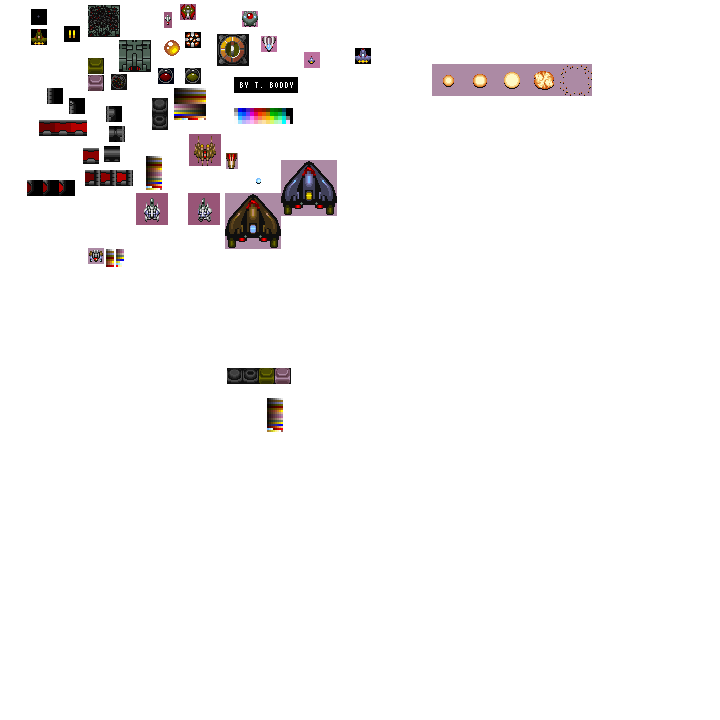
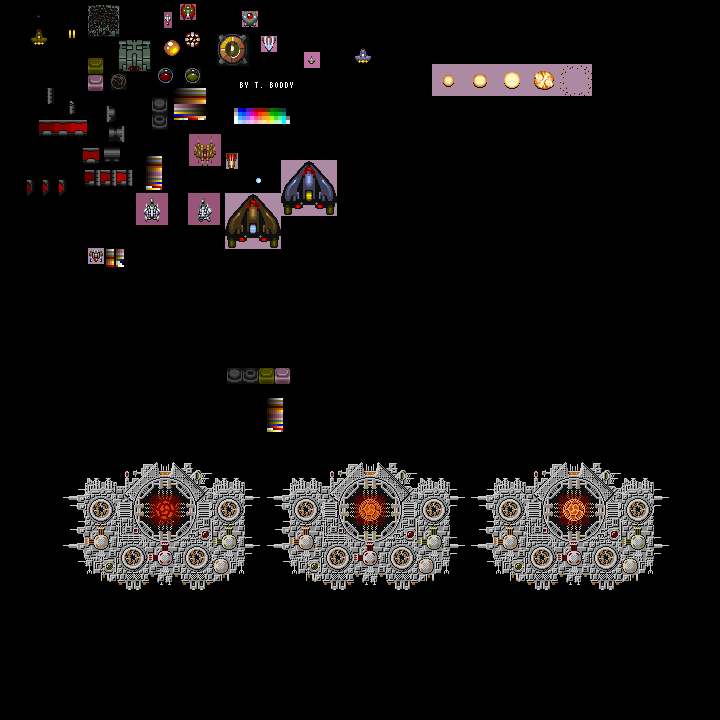
The second 720x720 image is a revision of the first. Changes to its layers:
added layer "Layer 7" above "Group 2" over [63, 462, 669, 590]
painted on "Background" over [0, 0, 720, 720]
